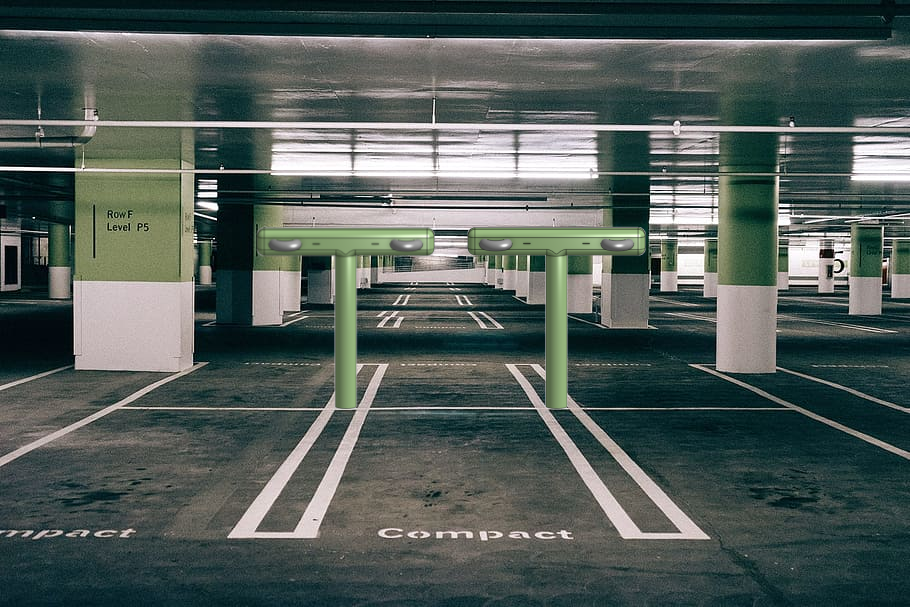
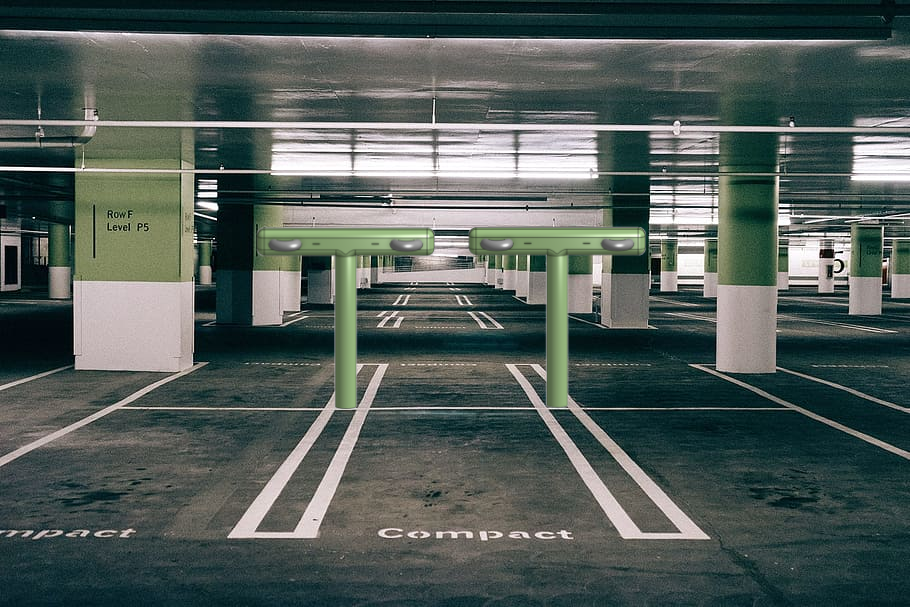
Layers edited between the first and the second (910, 607) image:
painted on "expensiveStraight.xcf copy" over [467, 225, 647, 410]
